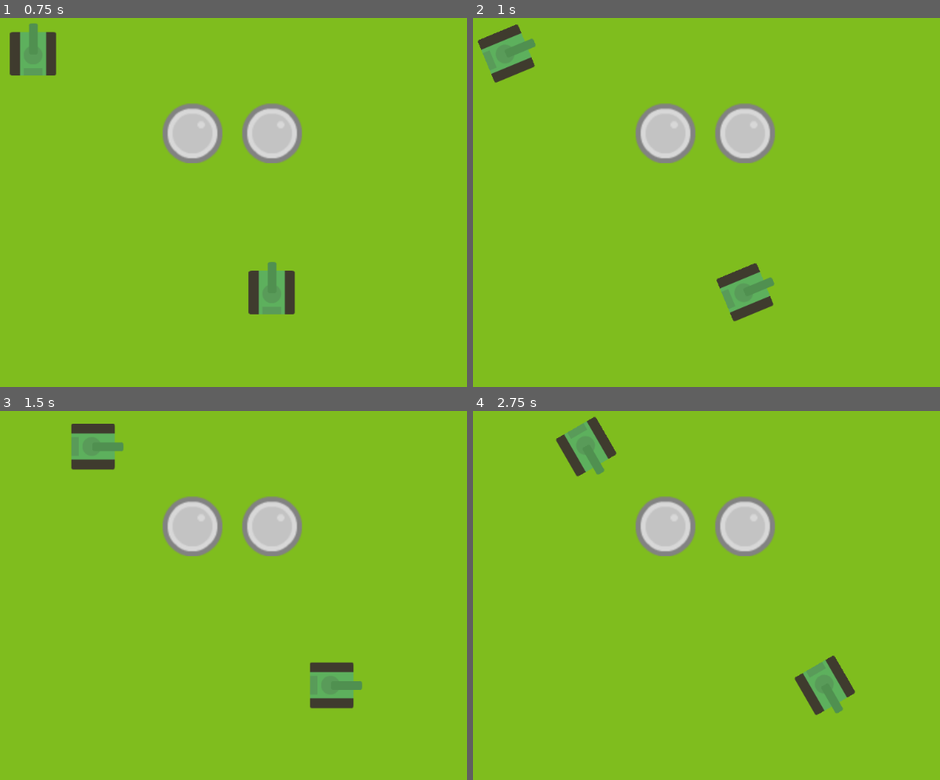
Above: before the commit, frames 1-4 (two rows, left to right).
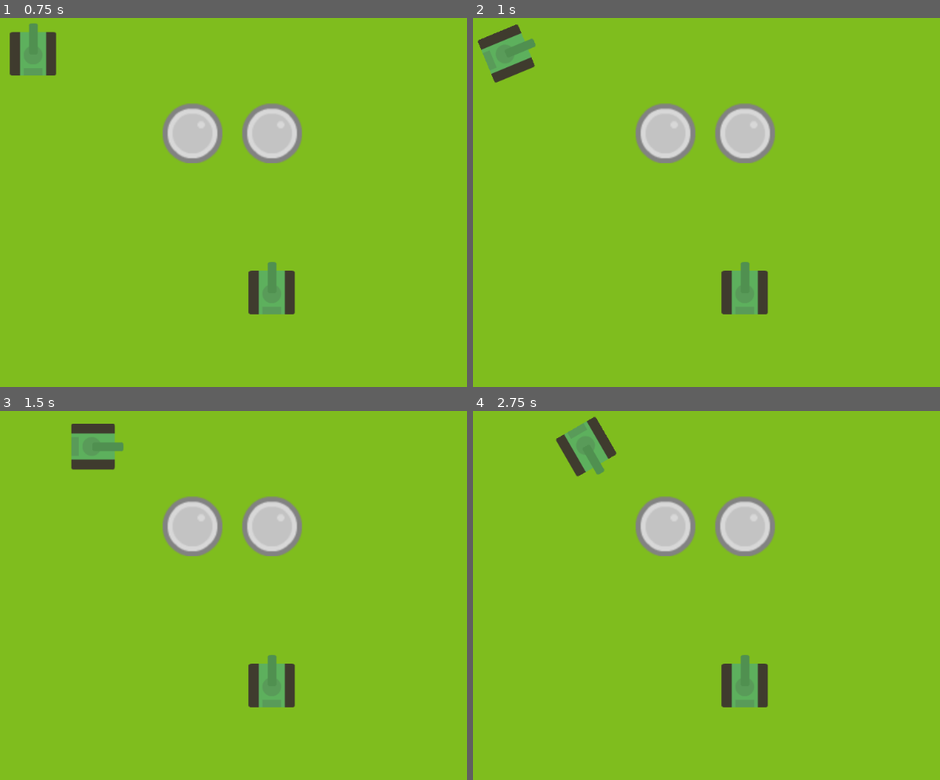
Above: after the commit, the same moments.

Repository: lendroit/tanktank
Game: Godot game, scene res://World.tscn
Two runs of this game, one before a commit and one after it. Both use one fixed random seed, a clock stepped at 60 frames per second and the inputs below.
Inputs:
- Up to frame 1 (0.75 s): tap Enter (end_turn_p1) at 0.5 s; hold Right (rotate_right_p1) from 0.53 s (still down); hold Enter (end_turn_p1) from 0.53 s (still down)
- Up to frame 2 (1 s): keep holding Right (rotate_right_p1); keep holding Enter (end_turn_p1); tap Up (move_frontward_p1) at 0.8 s
- Up to frame 3 (1.5 s): release Right (rotate_right_p1) at 1.28 s; release Enter (end_turn_p1) at 1.28 s; hold Down (move_backward_p1) from 1.28 s (still down); tap Up (move_frontward_p1) at 1.35 s
- Up to frame 4 (2.75 s): tap Space (shoot_p1) at 1.55 s; release Down (move_backward_p1) at 2.03 s; hold Right (rotate_right_p1) from 2.03 s (still down); hold Space (shoot_p1) from 2.03 s (still down); tap Enter (end_turn_p1) at 2.3 s

Frame 1 is identical in both runs. In frame 2, 0.9% of the frame differs, in the area x 52-65%, y 66-83%; in frame 3, 2.4%; in frame 4, 2.5%, in the area x 53-82%, y 66-83%.

Commit message:
feature: Move only tank1 on input of player 1

Diff:
--- a/Tank/Tank.gd
+++ b/Tank/Tank.gd
@@ -26,23 +26,43 @@
 	if is_executing_actions:
 		return
 
-	if event.is_action_pressed("rotate_right_p1"):
-		actions_queue.append(Actions.ROTATE_RIGHT)
+	if self.tank_name == "PLAYER_1":
+		if event.is_action_pressed("rotate_right_p1"):
+			actions_queue.append(Actions.ROTATE_RIGHT)
 
-	if event.is_action_pressed("rotate_left_p1"):
-		actions_queue.append(Actions.ROTATE_LEFT)
+		if event.is_action_pressed("rotate_left_p1"):
+			actions_queue.append(Actions.ROTATE_LEFT)
 
-	if event.is_action_pressed("move_frontward_p1"):
-		actions_queue.append(Actions.MOVE_FRONTWARD)
+		if event.is_action_pressed("move_frontward_p1"):
+			actions_queue.append(Actions.MOVE_FRONTWARD)
 
-	if event.is_action_pressed("move_backward_p1"):
-		actions_queue.append(Actions.MOVE_BACKWARD)
+		if event.is_action_pressed("move_backward_p1"):
+			actions_queue.append(Actions.MOVE_BACKWARD)
 
-	if event.is_action_pressed("shoot_p1"):
-		actions_queue.append(Actions.SHOOT)
+		if event.is_action_pressed("shoot_p1"):
+			actions_queue.append(Actions.SHOOT)
 
-	if event.is_action_pressed("end_turn_p1"):
-		self.execute_actions()
+		if event.is_action_pressed("end_turn_p1"):
+			self.execute_actions()
+
+	if self.tank_name == "PLAYER_2":
+		if event.is_action_pressed("rotate_right_p2"):
+			actions_queue.append(Actions.ROTATE_RIGHT)
+
+		if event.is_action_pressed("rotate_left_p2"):
+			actions_queue.append(Actions.ROTATE_LEFT)
+
+		if event.is_action_pressed("move_frontward_p2"):
+			actions_queue.append(Actions.MOVE_FRONTWARD)
+
+		if event.is_action_pressed("move_backward_p2"):
+			actions_queue.append(Actions.MOVE_BACKWARD)
+
+		if event.is_action_pressed("shoot_p2"):
+			actions_queue.append(Actions.SHOOT)
+
+		if event.is_action_pressed("end_turn_p2"):
+			self.execute_actions()
 
 func move_frontward():
 	move(direction)
